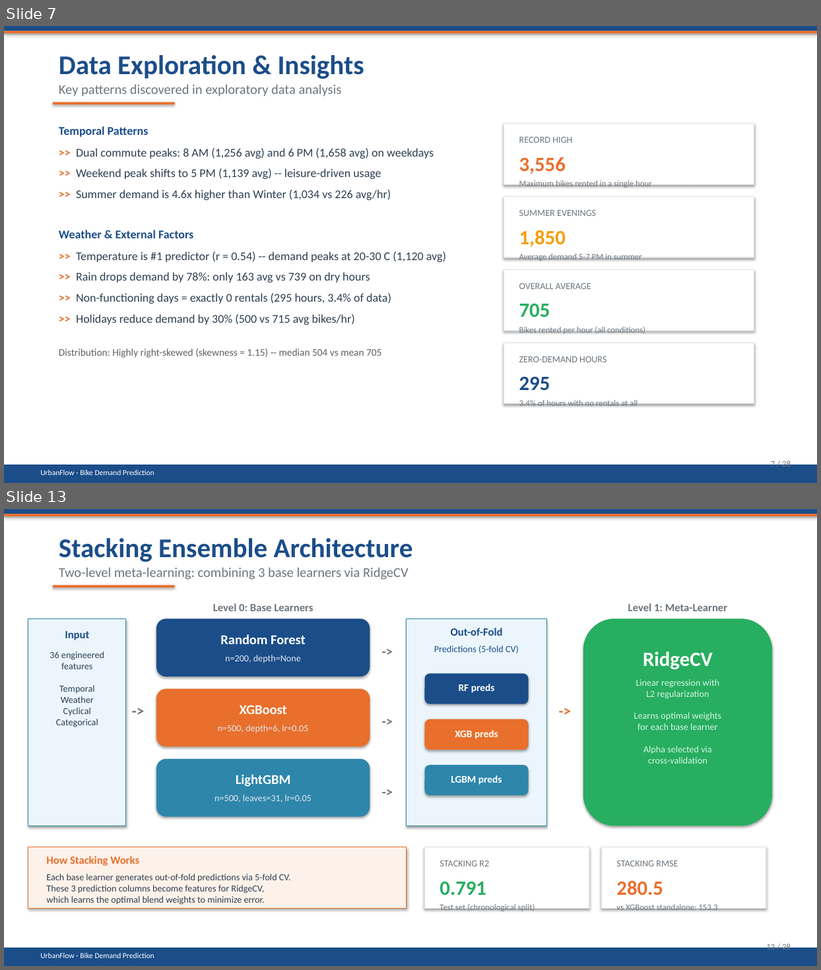
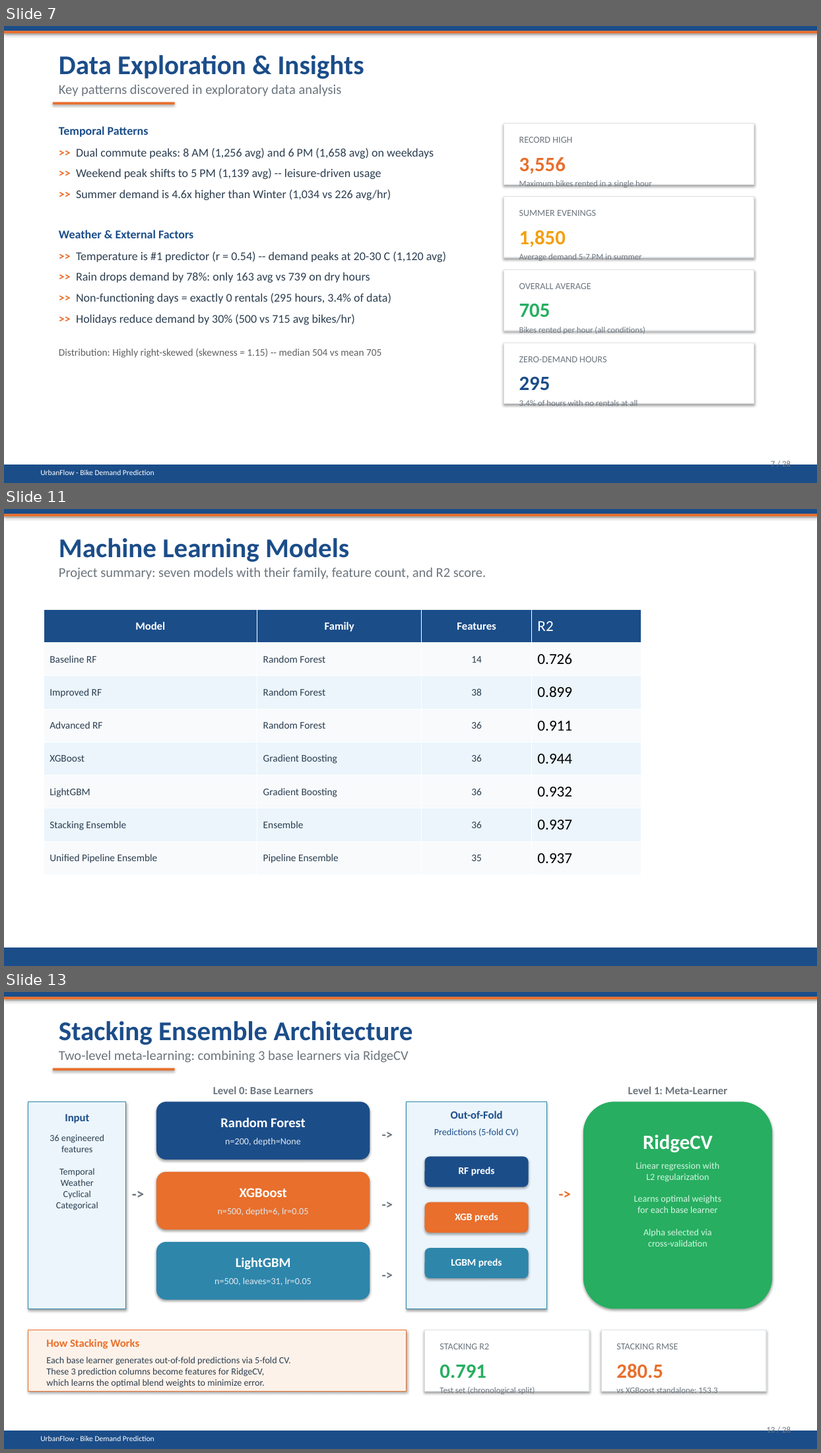
Before and after one commit to yousraelharchi2004/urban-bike-demand-prediction, a slide deck: Reports/PFE_Presentation_UrbanFlow.pptx. Shown one above the other, each under a label of ours: slides 7 and 13 before the commit, slides 7, 11 and 13 after it; the slides between them are not shown. The pictures are 821x970 and 821x1453 pixels, drawn with LibreOffice and Linux fonts; fonts in the diff are those of the drawing. Boxes give left, top, right and bottom in pixels: in the first picture for what was removed or moved away, otherwise in the second. Text is boxed around its words. In the diff, an @@ line names an element or a change of style, - is before the commit and + after.

```diff
--- a/Reports/PFE_Presentation_UrbanFlow.pptx
+++ b/Reports/PFE_Presentation_UrbanFlow.pptx
@@ slide 11 added at [4,509,817,966], background #FFFFFF @@
@@ rectangle added at [4,509,817,514], fill #1B4D89 @@
@@ rectangle added at [4,514,817,516], fill #E86F2C @@
@@ text added at [59,538,349,562], 32 pt, text #1B4D89, bold @@
+Machine Learning Models
@@ text added at [59,568,486,580], 16 pt, text #6C757D @@
+Project summary: seven models with their family, feature count, and R2 score.
@@ table added at [44,609,642,875], 8 rows, 4 columns @@
+Model | Family | Features | R2
+Baseline RF | Random Forest | 14 | 0.726
+Improved RF | Random Forest | 38 | 0.899
+Advanced RF | Random Forest | 36 | 0.911
+XGBoost | Gradient Boosting | 36 | 0.944
+LightGBM | Gradient Boosting | 36 | 0.932
+Stacking Ensemble | Ensemble | 36 | 0.937
+Unified Pipeline Ensemble | Pipeline Ensemble | 35 | 0.937
@@ rectangle added at [4,948,817,966], fill #1B4D89 @@
```
Also in this commit, not shown: 10 slides changed, 1 slide removed, 30 other files.
